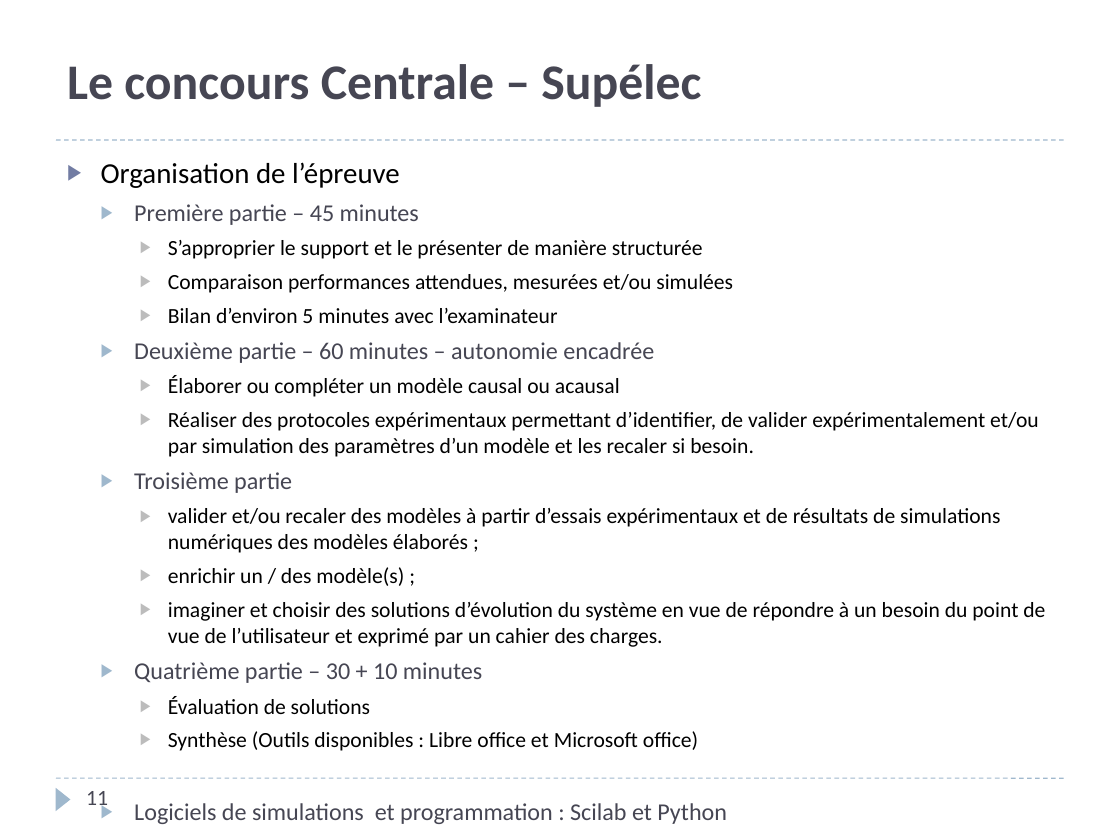
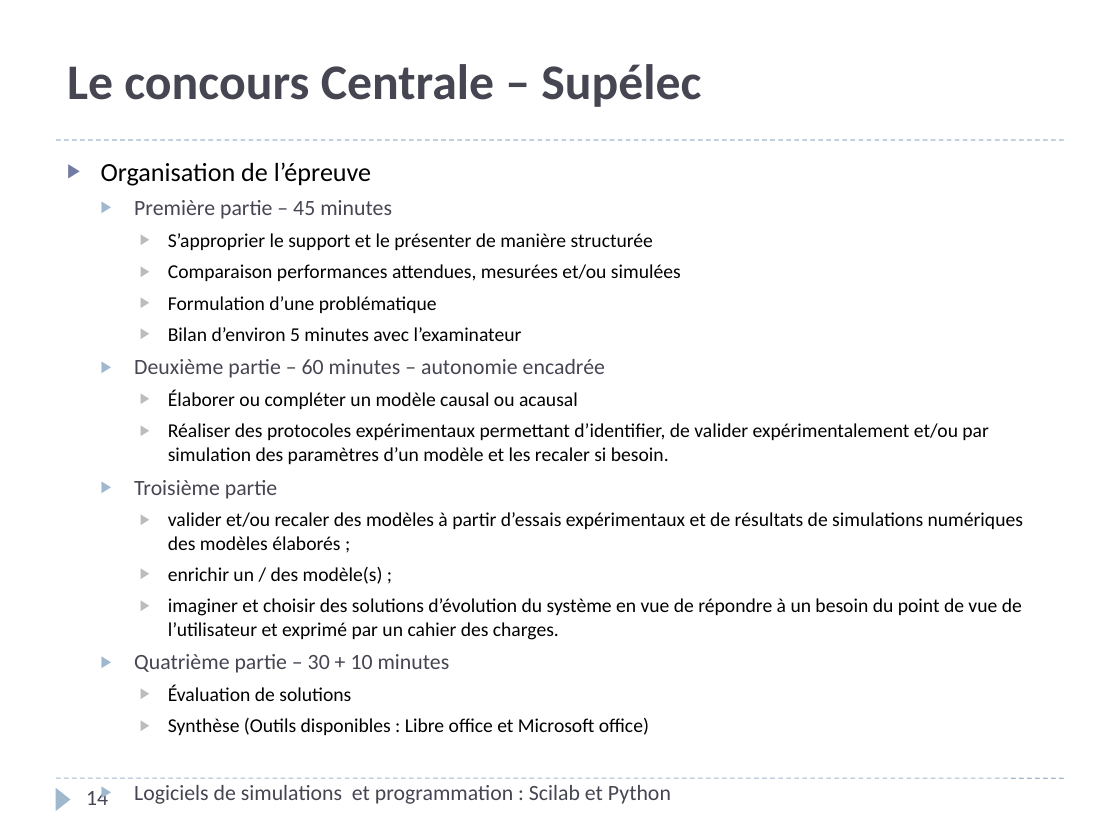
Before and after one commit to xpessoles/PSI, a slide deck: slide 14 of PreparationOral/PreparationOral.pptx (slide 11 before the commit). Drawn at 1120x840 pixels with LibreOffice and Linux fonts; fonts in the diff are those of the drawing. Boxes give left, top, right and bottom in pixels: in the first picture for what was removed or moved away, otherwise in the second. Text is boxed around its words. In the diff, an @@ line names an element or a change of style, - is before the commit and + after.

```diff
--- a/PreparationOral/PreparationOral.pptx
+++ b/PreparationOral/PreparationOral.pptx
@@ text at (101, 162, 1023, 735): size 18.6 to 16.8 pt in "Organisation de l’épreuve"; size 15.5 to 14 pt in "Première partie – 45 minutes", "Deuxième partie – 60 minutes – autonomie ...", "Troisième partie", "Quatrième partie – 30 + 10 minutes" and 1 more places; size 13.9 to 12.6 pt in "S’approprier le support et le présenter de ...", "Comparaison performances attendues, mesurées et/ou simulées", "Bilan d’environ 5 minutes avec l’examinateur", "Élaborer ou compléter un modèle causal ou ..." and 6 more places @@
@@ text at (168, 296, 437, 313): paragraph added @@
+    ▶ Formulation d’une problématique
@@ page number at (86, 787, 108, 805): text changed @@
-11
+14
```
Also in this commit, not shown: 7 other slides changed, 3 slides added, 2 slides removed.
